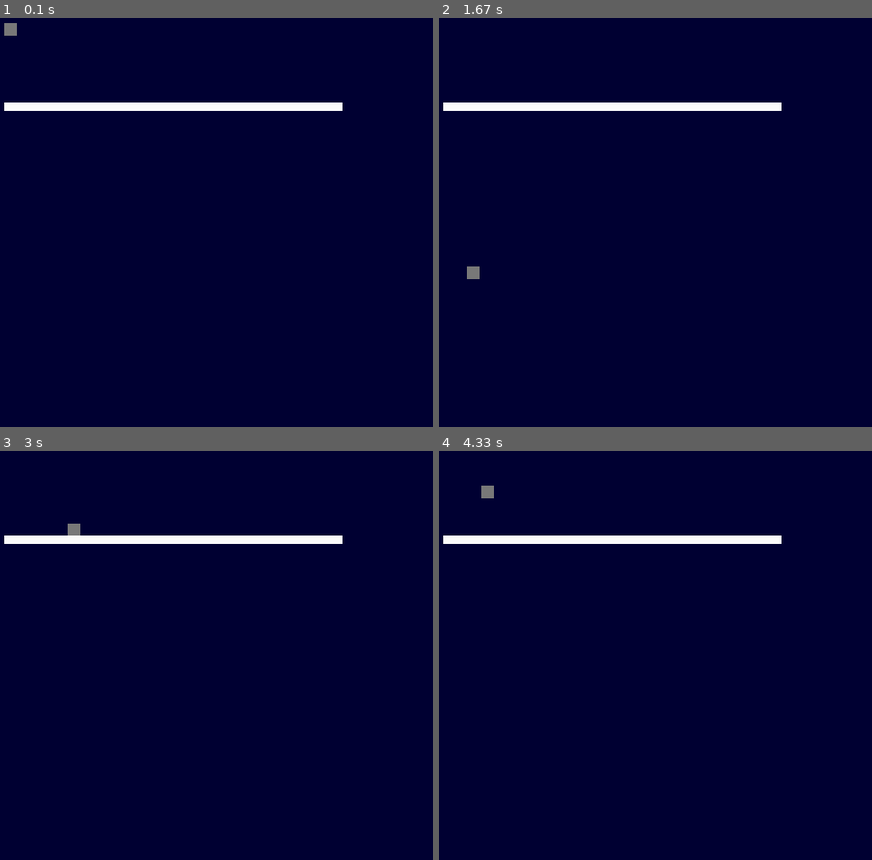
Above: before the commit, frames 1-4 (two rows, left to right).
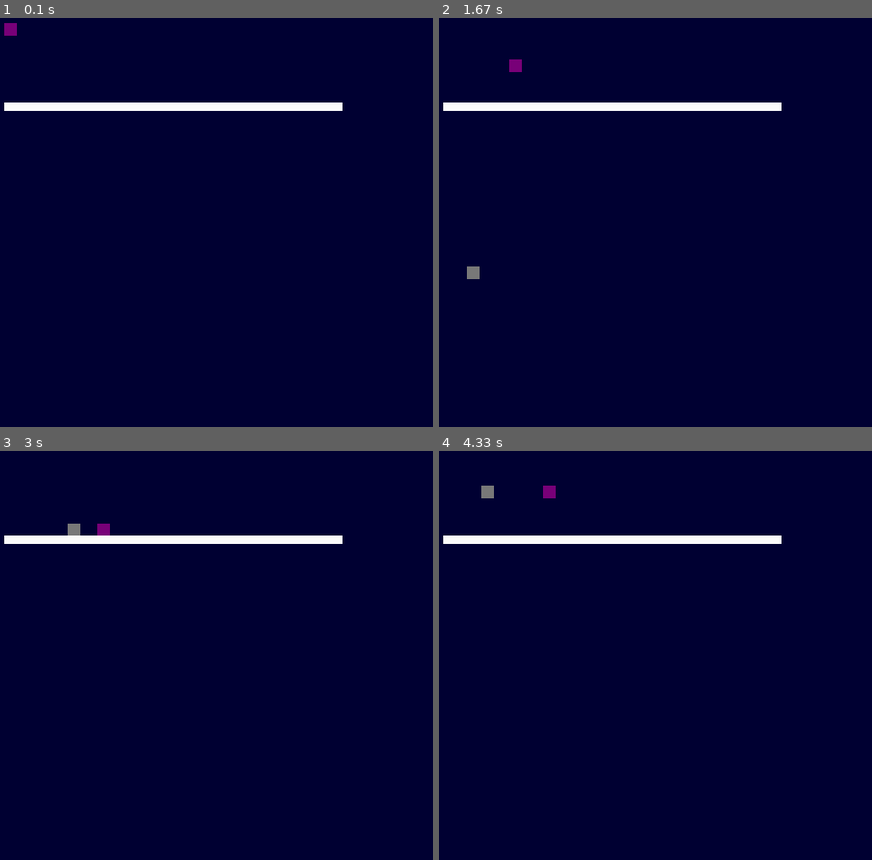
Above: after the commit, the same moments.

Repository: ezfe/Space-Attack
Game: pygame game, started from Space-Attack/main.py
Same seed, same stepped clock (60 frames per second), same inputs: the game is played once before the commit and once after it.
Inputs:
- Up to frame 1 (0.1 s): no input
- Up to frame 2 (1.67 s): hold A 0.33-0.8 s; hold Right 0.33-0.8 s; hold Right 0.83-1.3 s; hold D 0.83-1.3 s; hold Up 1.33-1.63 s; hold W 1.33-1.63 s
- Up to frame 3 (3 s): hold Right 1.67-2.13 s; hold D 1.67-2.13 s; hold Left 2.17-2.7 s; hold A 2.17-2.7 s; hold Left from 2.73 s (still down); hold A from 2.73 s (still down)
- Up to frame 4 (4.33 s): release Left at 3.13 s; release A at 3.13 s; hold Up 3.17-3.53 s; hold W 3.17-3.53 s; hold Right 3.57-4.2 s; hold D 3.57-4.2 s; hold Left from 4.23 s (still down); hold A from 4.23 s (still down)

The runs differ from the first frame. In frame 1, less than 0.1% of the frame differs, in the area x 0-4%, y 1-5%; in frame 2, less than 0.1%; in frame 3, less than 0.1%; in frame 4, less than 0.1%.

Commit message:
Making some crazy changes

Diff:
--- a/Space-Attack/main.py
+++ b/Space-Attack/main.py
@@ -18,7 +18,10 @@
         self.player = Player(5,5,15,15,self.spritegroup)
         self.player.color = (120,120,120)
         self.player.draw()
-        self.exampleWall = Actor(5,100,400,10,self.spritegroup)
+        self.player2 = Player(5,5,15,15,self.spritegroup)
+        self.player2.color = (120,0,120)
+        self.player2.draw()
+        self.exampleWall = Wall(5,100,400,10,self.spritegroup)
         self.exampleWall.color = (250,250,250)
         self.exampleWall.draw()
     def handle_event(self, event):
@@ -29,9 +32,18 @@
                 self.player.moveLeft()
             if event.key == K_w:
                 self.player.jump()
+            if event.key == K_RIGHT:
+                self.player2.moveRight()
+            if event.key == K_LEFT:
+                self.player2.moveLeft()
+            if event.key == K_UP:
+                self.player2.jump()
         return True
     def poll(self):
         pass
+
+class Wall(Actor):
+    pass
 
 class Player(Actor):
     xVelocity = 0
@@ -40,15 +52,16 @@
         self.x = self.x + self.xVelocity
         self.xVelocity = self.xVelocity * .95
 
-        if len(self.overlapping_actors()) == 0:
+        if len(self.overlapping_actors(Wall)) == 0:
             self.yVelocity = self.yVelocity - 0.5
         else:
-            wall = self.overlapping_actors()[0]
+            wall = self.overlapping_actors(Wall)[0]
             if (self.y + self.height) > (wall.y + 1):
                 self.y = wall.y + 1 - self.height
             self.yVelocity = 0
         self.y = self.y - self.yVelocity
-
+        if self.yVelocity < -8:
+            self.yVelocity = -12
         if self.x < 0:
             self.x += myapp.width
         elif self.x > myapp.width:
@@ -63,7 +76,7 @@
     def moveLeft(self):
         self.xVelocity -= 1
     def jump(self):
-        if len(self.overlapping_actors()) != 0:
+        if len(self.overlapping_actors(Wall)) != 0:
             self.y -= 1
             self.yVelocity = 8
 
